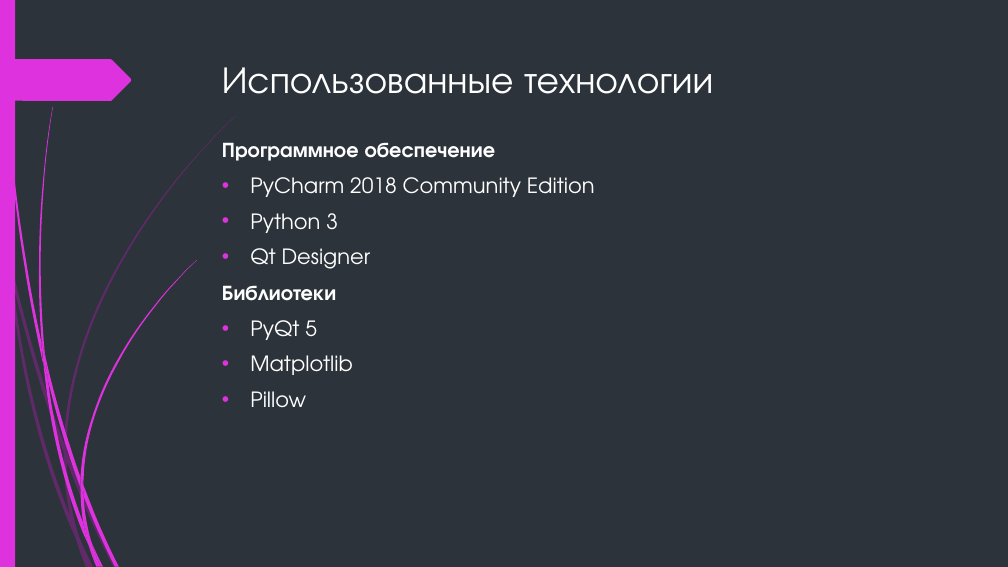
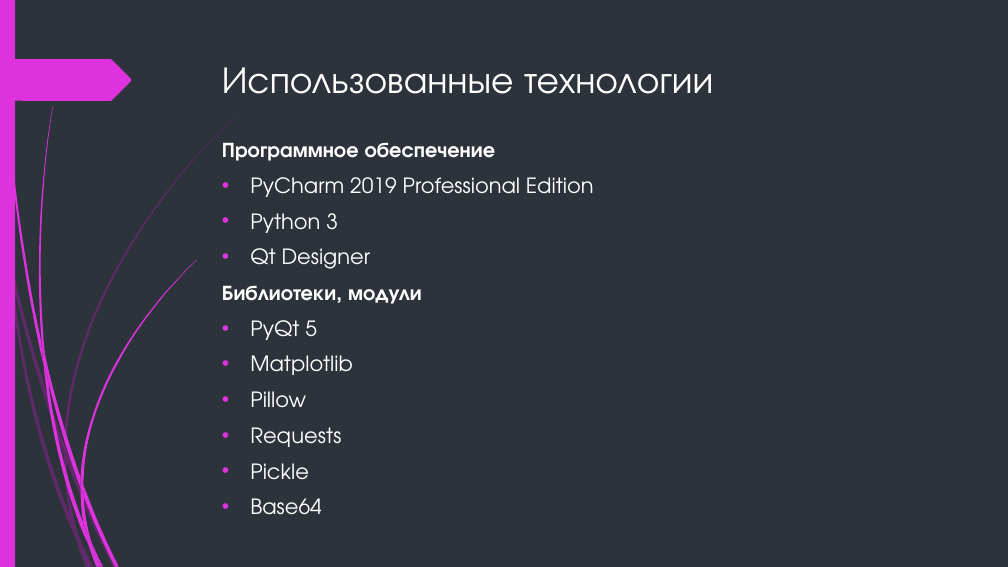
Before and after one commit to Protocs/OkayMoney, a slide deck: slide 6 of demo/OkayMoney.pptx. Drawn at 1008x567 pixels with LibreOffice and Linux fonts; fonts in the diff are those of the drawing. Boxes give left, top, right and bottom in pixels: in the first picture for what was removed or moved away, otherwise in the second. Text is boxed around its words. In the diff, an @@ line names an element or a change of style, - is before the commit and + after.

```diff
--- a/demo/OkayMoney.pptx
+++ b/demo/OkayMoney.pptx
@@ text at bbox=[250, 177, 594, 197]: text changed @@
-• PyCharm 2018 Community Edition
+• PyCharm 2019 Professional Edition
@@ text at bbox=[222, 285, 422, 304]: text changed @@
-Библиотеки
+Библиотеки, модули
@@ text at bbox=[250, 427, 341, 515]: paragraphs added @@
+• Requests
+• Pickle
+• Base64
```
Also in this commit, not shown: 4 other slides changed.
